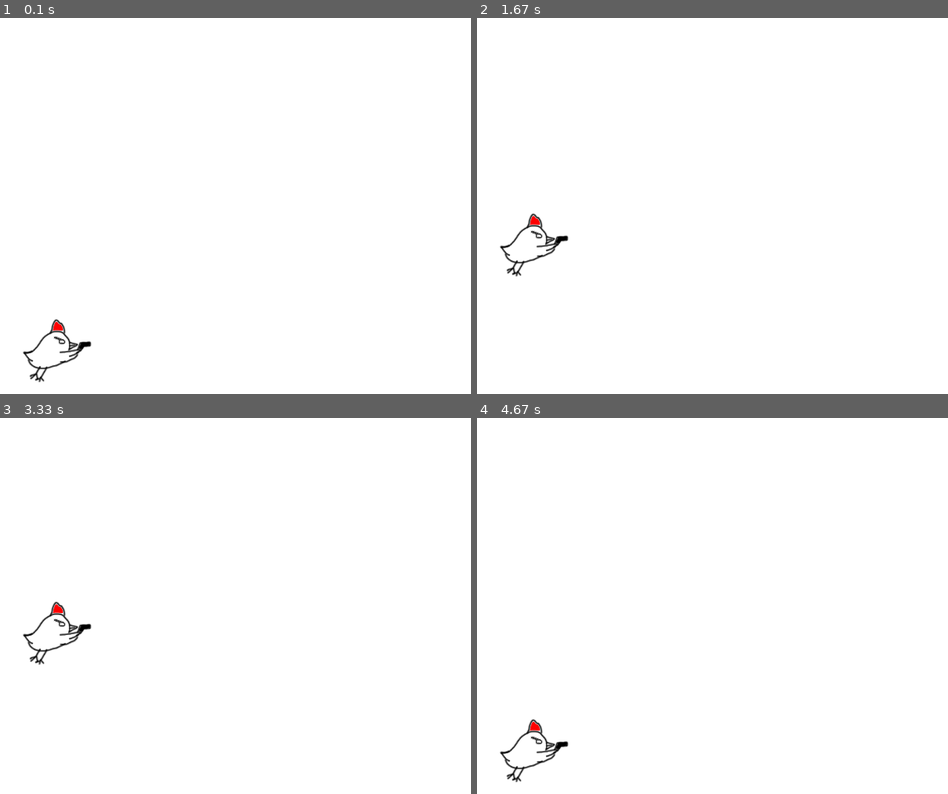
Above: before the commit, frames 1-4 (two rows, left to right).
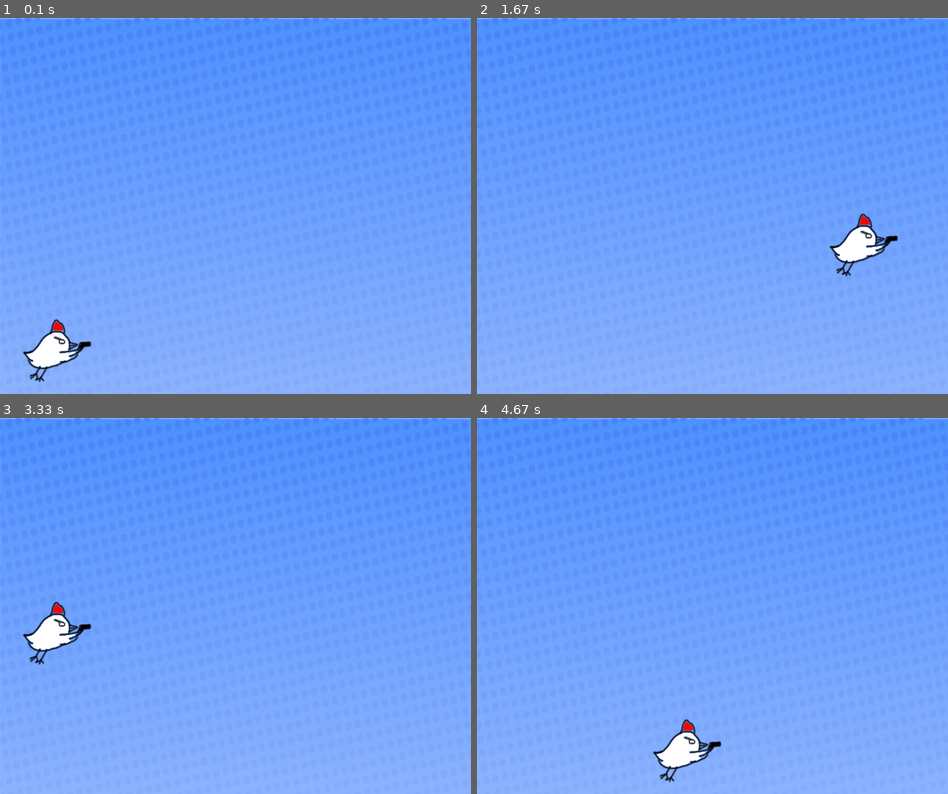
Above: after the commit, the same moments.

Repository: jybeak/rasgame_in_pygame
Game: pygame game, started from C_G/main.py
The game is run twice, just before and just after one commit, with the same random seed, the same clock (stepped at 60 frames per second) and the same inputs.
Inputs:
- Up to frame 1 (0.1 s): no input
- Up to frame 2 (1.67 s): hold Right 0.33-0.8 s; hold Up 0.83-1.13 s; hold Right 1.17-1.63 s
- Up to frame 3 (3.33 s): hold Left 1.67-2.2 s; hold Down 2.23-2.53 s; hold Left 2.57-2.97 s; hold Up from 3 s (still down)
- Up to frame 4 (4.67 s): release Up at 3.37 s; hold Right 3.4-4.03 s; hold Down 4.07-4.43 s; hold Left from 4.47 s (still down)

The runs differ from the first frame. In frame 1, 99% of the frame differs, in the area x 0-100%, y 0-100%; in frame 2, 100%; in frame 3, 99%; in frame 4, 100%.

Commit message:
움직임 추가

Diff:
--- a/C_G/main.py
+++ b/C_G/main.py
@@ -4,47 +4,66 @@
 pad_width = 600
 pad_heigth = 480
 
+def back(x,y):
+    global gamepad, background
+    gamepad.blit(background,(x,y))
+
 def player(x,y):
     global gamepad, chicken
     gamepad.blit(chicken, (x,y))
 
 def runGame():
-    global gamepad, clock, chicken
+    global gamepad, clock, chicken, background
 
     x = pad_heigth *0.05
     y = pad_heigth * 0.8
+    x_change = 0
     y_change = 0
+
+    background_x = 0
+
     crashed = False
     while not crashed:
         for event in pygame.event.get():
             if event.type == pygame.QUIT:
-               crashed = True
+                crashed = True
+
             if event.type == pygame.KEYDOWN:
                 if event.key == pygame.K_UP:
                     y_change = -15
                 elif event.key == pygame.K_DOWN:
                     y_change = 15
+                elif event.key == pygame.K_LEFT:
+                    x_change = -15
+                elif event.key == pygame.K_RIGHT:
+                    x_change = 15
             if event.type == pygame.KEYUP:
                 if event.key == pygame.K_UP or event.key == pygame.K_DOWN:
                     y_change = 0
+                elif event.key == pygame.K_LEFT or event.key == pygame.K_RIGHT:
+                    x_change = 0
         y += y_change
+        x += x_change
 
 
 
         gamepad.fill(WHITE)
+        back(background_x, 0)
         player(x,y)
         pygame.display.update()
         clock.tick(30)
 
     pygame.quit()
+    quit()
 
 def initGame():
-    global gamepad, clock, chicken
+    global gamepad, clock, chicken, background
 
     pygame.init()
     gamepad = pygame.display.set_mode((pad_width, pad_heigth))
     pygame.display.set_caption('ChickenGun')
     chicken = pygame.image.load('resources/images/chicken.png')
+    background = pygame.image.load('resources/images/background.png')
 
     clock = pygame.time.Clock()
     runGame()
Binary file added: C_G/resources/images/back_cloud_image.png
Binary file added: C_G/resources/images/background.png
Binary file added: C_G/resources/images/front_cloud_image.png
Binary file added: C_G/resources/images/middle_cloud_image.png
